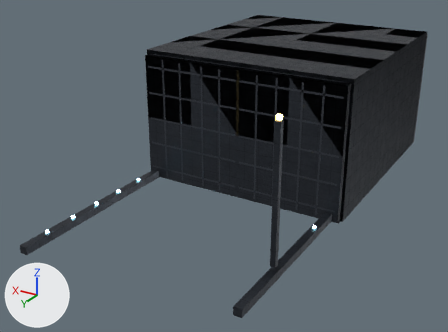
An edit to the glTF model assets/places/menu_cargobay.glb, drawn before and after from the same camera.
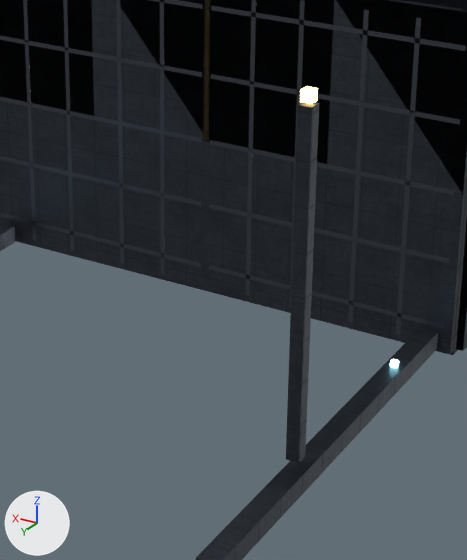
The first picture shows the older version from a 50 mm lens placed at (-21.0, 45.4, 20.8), pointed at (1.2, 8.3, 2.3). The close-ups show the older and then the newer version on the part from 34% to 77% of the width and 23% to 93% of the height of that picture. Only the edits that show in the close-ups are written down. The lights are fixed; the arrows at lower left show +X, +Y and +Z. Where no turn or scale is listed for an object, it has been applied to the vertices. Vertices at exactly the same position are counted once.

Objects in the first close-up: 'Bay_BayEmitAmber', 'Bay_BayHull', 'Door_L_BayHull', 'Door_L_BayTrim', 'Door_R_BayHull', 'Door_R_BayTrim' and 2 more.
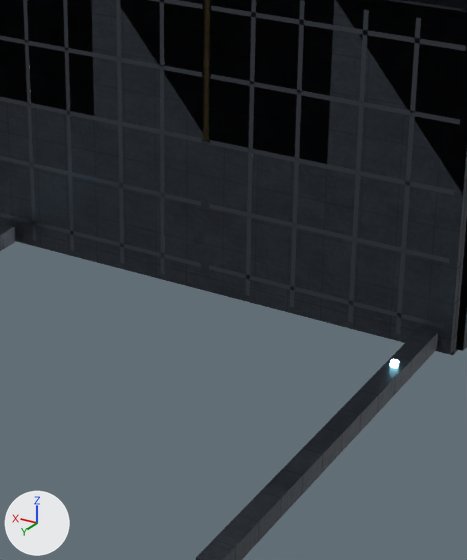
Boxes (x1, y1, x2, y2) around the edits, measured in the close-ups (467 x 560 px):
'Bay_BayEmitAmber', reshaped (not visible afterwards): before (300, 86, 318, 104)
part 2 of me_beam_0, deleted: before (286, 102, 319, 463)

Patch to the scene script:
```diff
--- a/assets/places/menu_cargobay.glb.py
+++ b/assets/places/menu_cargobay.glb.py
@@ me_chev_0__1 @@
 # used by ob_bay_bayemitamber; location = (-0.28, 6.4, 0.03)
-me_chev_0__1.from_pydata(...)  # 248 vertices, 372 faces; spans x -7.6..8.2, y -12.5..10.7, z 0.0..10.3
+me_chev_0__1.from_pydata(...)  # 240 vertices, 360 faces; spans x -7.6..8.2, y -12.5..1.6, z 0.0..9.8
+# me_chev_0__1 part 1: the loose piece of 8 vertices spanning x -7.3..-7.0, y 10.5..10.7, z 10.0..10.3 is deleted
 me_chev_0__1.materials.append(mat_bayemitamber)
@@ me_beam_0 @@
 # used by ob_bay_bayhull; location = (0.0, 7.1, 9.84)
-me_beam_0.from_pydata(...)  # 296 vertices, 444 faces; spans x -8.3..8.3, y -17.4..15.6, z -9.8..0.4
+me_beam_0.from_pydata(...)  # 288 vertices, 432 faces; spans x -8.3..8.3, y -17.4..15.6, z -9.8..0.4
+# me_beam_0 part 2: the loose piece of 8 vertices spanning x -7.6..-7.2, y 9.7..10.1, z -8.8..0.2 is deleted
 me_beam_0.materials.append(mat_bayhull)
```
